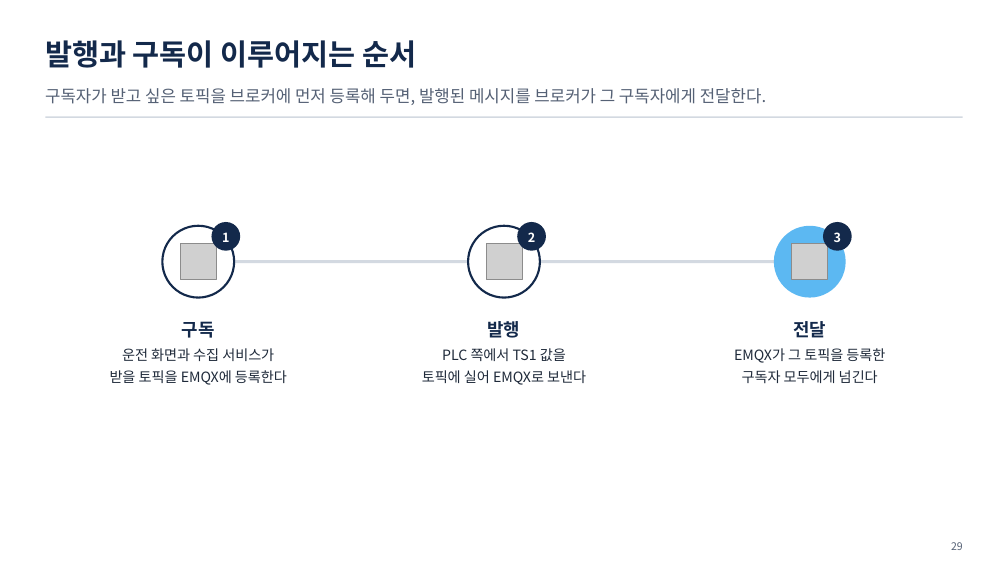
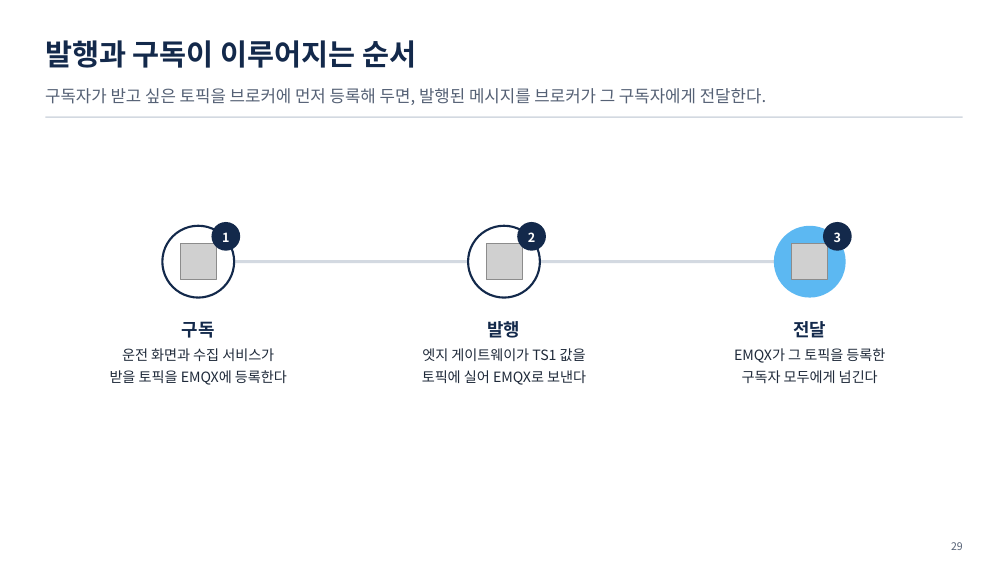
Before and after one commit to uengine-oss/hyd-iot-edu, a slide deck: slide 29 of course/slides/practical/실전반_01일차.pptx. Drawn at 1008x567 pixels with LibreOffice and Linux fonts; fonts in the diff are those of the drawing; grey boxes stand for pictures. Boxes give left, top, right and bottom in pixels: in the first picture for what was removed or moved away, otherwise in the second. Text is boxed around its words. In the diff, an @@ line names an element or a change of style, - is before the commit and + after.

```diff
--- a/course/slides/practical/실전반_01일차.pptx
+++ b/course/slides/practical/실전반_01일차.pptx
@@ text at [422, 348, 586, 361]: text changed @@
-PLC 쪽에서 TS1 값을
+엣지 게이트웨이가 TS1 값을
```
Also in this commit, not shown: 4 other slides changed, 7 other files.
